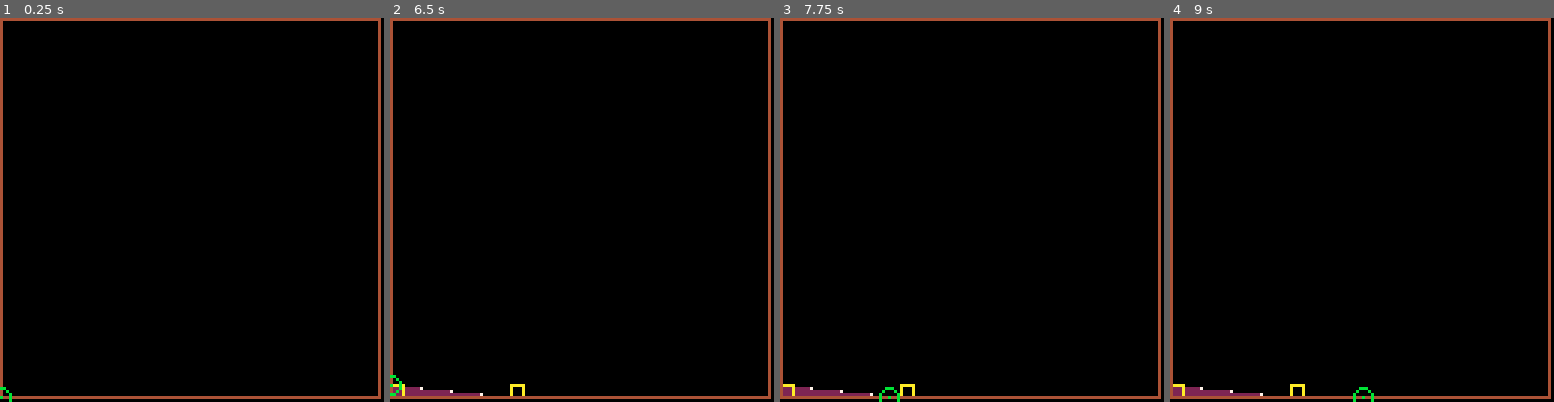
Above: before the commit, frames 1-4 (left to right).
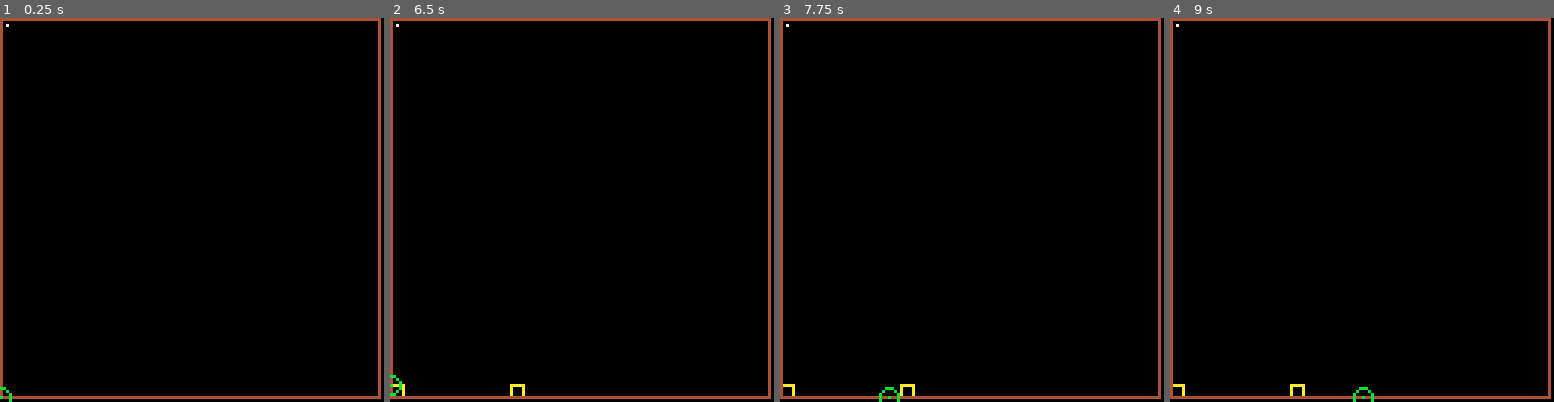
Above: after the commit, the same moments.

Repository: shen-sat/qix
Game: PICO-8 cartridge qix.p8
Two runs of this game, one before a commit and one after it. Both use one fixed random seed, a clock stepped at 60 frames per second and the inputs below.
Inputs:
- Up to frame 1 (0.25 s): no input
- Up to frame 2 (6.5 s): tap X (X key) at 1.07, 2.07, 2.4, 2.73, 3.07, 3.4, 3.73, 4.07, 4.4, 4.73, 5.07, 5.4, 5.73, 6.07, 6.4 s; hold Left 1.97-2.37 s; hold Down 2.42-2.82 s; hold Right 2.87-3.53 s; hold Up 3.58-4.08 s; hold Right 4.13-4.53 s; hold Down 4.58-5.08 s; hold Left 5.13-5.8 s; hold Up 5.85-6.18 s; hold Left from 6.23 s (still down)
- Up to frame 3 (7.75 s): release Left at 6.63 s; hold Down 6.68-7.08 s; tap X (X key) every 0.33 s from 6.73 to 7.73 s; hold Right from 7.13 s (still down)
- Up to frame 4 (9 s): release Right at 7.8 s; hold Up 7.85-8.35 s; tap X (X key) at 8.07, 8.4, 8.73 s; hold Right 8.4-8.8 s; hold Down from 8.85 s (still down)

The runs differ from the first frame. In frame 1, less than 0.1% of the frame differs, in the area x 1-3%, y 1-3%; in frame 2, 0.3%; in frame 3, 0.4%, in the area x 0-25%, y 1-99%; in frame 4, 0.4%.

Commit message:
WIP for filling in shapes with qix detection - works at the moment if I manually switch which pixel the shape starts drawing from

Diff:
--- a/qix.p8
+++ b/qix.p8
@@ -119,12 +119,18 @@
    speed = 2
   }
 
+  temp_qix = {
+   x = 2,
+   y = 2
+  }
+
   frame_counter = 0
 
   draw_color = 10
   path_color = 4
   background_color = 0
   fill_color = 2
+  pathfinding_color = 11
 
   lines = {}
 
@@ -161,41 +167,58 @@
     first_drawn_pixel_recordable = false
    end
    if finished_drawing then
+    temp_vertices = {}
     local first_vertix_x, first_vertix_y = player.x, player.y
-    add(vertices,first_vertix_x)
-    add(vertices,first_vertix_y)
+    add(temp_vertices,first_vertix_x)
+    add(temp_vertices,first_vertix_y)
+
+    local compass_points = get_compass_points(first_vertix_x, first_vertix_y)
+    local next_point = get_compass_points_with_color(compass_points, path_color)[1]
+
+    local x_counter = next_point.x - first_vertix_x
+    local y_counter = next_point.y - first_vertix_y
 
     local next_x, next_y = player.x, player.y
 
-    while pget(next_x - 1,next_y) != background_color do
-     next_x -= 1
+    while pget(next_x + x_counter,next_y + y_counter) != background_color do
+     pset(next_x + x_counter,next_y + y_counter, pathfinding_color)
+     next_y += y_counter
+     next_x += x_counter
     end
 
-    local next_vertix_x, next_vertix_y = next_x, next_y -- this needs to be made local after you get fill working
-    add(vertices,next_vertix_x)
-    add(vertices,next_vertix_y)
+    local vertix_x, vertix_y = next_x, next_y
+    add(temp_vertices,vertix_x)
+    add(temp_vertices,vertix_y)
 
     -- pathfinding from here
-
-    while pget(next_x ,next_y + 1) != background_color do
-     next_y += 1
+    local last_verticed_reached = false
+
+    while last_verticed_reached == false do
+     local compass_points = get_compass_points(vertix_x, vertix_y)
+     local next_point = get_compass_points_with_color(compass_points, path_color)[1] --this only returns the first point with path color, may need reworking to take into account more complex situations
+
+     local x_counter = next_point.x - vertix_x
+     local y_counter = next_point.y - vertix_y
+
+     last_verticed_reached = compass_points_contain_color(compass_points, draw_color)
+
+     while pget(next_x + x_counter,next_y + y_counter) != background_color and last_verticed_reached == false do
+      pset(next_x + x_counter,next_y + y_counter,pathfinding_color)
+      next_y += y_counter
+      next_x += x_counter
+      compass_points = get_compass_points(next_x, next_y)
+      last_verticed_reached = compass_points_contain_color(compass_points, draw_color)
+     end
+
+     vertix_x, vertix_y = next_x, next_y -- this needs to be made local after you get fill working
+     add(temp_vertices,vertix_x)
+     add(temp_vertices,vertix_y)
     end
-
-    next_vertix_x, next_vertix_y = next_x, next_y -- this needs to be made local after you get fill working
-    add(vertices,next_vertix_x)
-    add(vertices,next_vertix_y)
-
-    local compass_points = get_compass_points(next_x, next_y)
-    local is_vertix = compass_points_contain_color(compass_points, draw_color)
-    while is_vertix == false do
-     next_x += 1
-     compass_points = get_compass_points(next_x, next_y)
-     is_vertix = compass_points_contain_color(compass_points, draw_color)
+    if poly_contains_qix(temp_vertices) == false then
+     for v in all(temp_vertices) do
+      add(vertices,v)
+     end
     end
-
-    next_vertix_x, next_vertix_y = next_x, next_y -- this needs to be made local after you get fill working
-    add(vertices,next_vertix_x)
-    add(vertices,next_vertix_y)
 
     first_drawn_pixel_recordable = true
     -- -- calculate area
@@ -213,10 +236,7 @@
   -- higher something is here, the further in the background it is
   cls()
   -- qix:draw()
-
-  -- print(started_drawing,10,10,7)
-  -- print(finished_drawing,20,20,7)
-
+  pset(temp_qix.x,temp_qix.y,7)
   render_poly(vertices, fill_color)
 
   for l in all(lines) do
@@ -308,6 +328,17 @@
   if pget(cp.x, cp.y) == col then contains_color = true end
  end
  return contains_color
+end
+
+function get_compass_points_with_color(compass_points, col)
+ local points = {}
+ for cp in all(compass_points) do
+  if pget(cp.x, cp.y) == col then
+   local point = { x=cp.x, y=cp.y }
+   add(points,point)
+  end
+ end
+ return points
 end
 
 function no_of_colored_compass_points(compass_points, col)
@@ -451,21 +482,21 @@
   end
  end
 
- local contains_qix = false
- for y_point=0,127 do
-  local first_point_x = x1[y_point]
-  local second_point_x = x2[y_point]
-
-  while first_point_x <= second_point_x do
-   if pget(first_point_x,y_point) == 7 then
-    -- contains_qix = true
-   end
-   first_point_x +=1
-  end
- end
+ -- local contains_qix = false
+ -- for y_point=0,127 do
+ --  local first_point_x = x1[y_point]
+ --  local second_point_x = x2[y_point]
+
+ --  while first_point_x <= second_point_x do
+ --   if pget(first_point_x,y_point) == 7 then
+ --    contains_qix = true
+ --   end
+ --   first_point_x +=1
+ --  end
+ -- end
 
  -- render scans
- if contains_qix == false then
+
   for y=y1,y2 do
    local sx1=flr(max(0,x1[y]))
    local sx2=flr(min(127,x2[y]))
@@ -477,7 +508,82 @@
    pset(sx1,y,7)
    pset(sx2,y,7)
   end
- end
+ -- end
+end
+
+function poly_contains_qix(v)
+ col=col or 5
+
+ -- initialize scan extents
+ -- with ludicrous values
+ local x1,x2={},{}
+ for y=0,127 do
+  x1[y],x2[y]=128,-1
+ end
+ local y1,y2=128,-1
+
+ -- scan convert each pair
+ -- of vertices
+ for i=1, #v/2 do
+  local next=i+1
+  if (next>#v/2) next=1
+
+  -- alias verts from array
+  local vx1=flr(v[i*2-1])
+  local vy1=flr(v[i*2])
+  local vx2=flr(v[next*2-1])
+  local vy2=flr(v[next*2])
+
+  if vy1>vy2 then
+   -- swap verts
+   local tempx,tempy=vx1,vy1
+   vx1,vy1=vx2,vy2
+   vx2,vy2=tempx,tempy
+  end
+
+  -- skip horizontal edges and
+  -- offscreen polys
+  if vy1~=vy2 and vy1<128 and
+   vy2>=0 then
+
+   -- clip edge to screen bounds
+   if vy1<0 then
+    vx1=(0-vy1)*(vx2-vx1)/(vy2-vy1)+vx1
+    vy1=0
+   end
+   if vy2>127 then
+    vx2=(127-vy1)*(vx2-vx1)/(vy2-vy1)+vx1
+    vy2=127
+   end
+
+   -- iterate horizontal scans
+   for y=vy1,vy2 do
+    if (y<y1) y1=y
+    if (y>y2) y2=y
+
+    -- calculate the x coord for
+    -- this y coord using math!
+    x=(y-vy1)*(vx2-vx1)/(vy2-vy1)+vx1
+
+    if (x<x1[y]) x1[y]=x
+    if (x>x2[y]) x2[y]=x
+   end
+  end
+ end
+
+ local contains_qix = false
+ for y_point=0,127 do
+  local first_point_x = x1[y_point]
+  local second_point_x = x2[y_point]
+
+  while first_point_x <= second_point_x do
+   if first_point_x == temp_qix.x and y_point == temp_qix.y then
+    contains_qix = true
+   end
+   first_point_x +=1
+  end
+ end
+ return contains_qix
 end
 
 __gfx__
